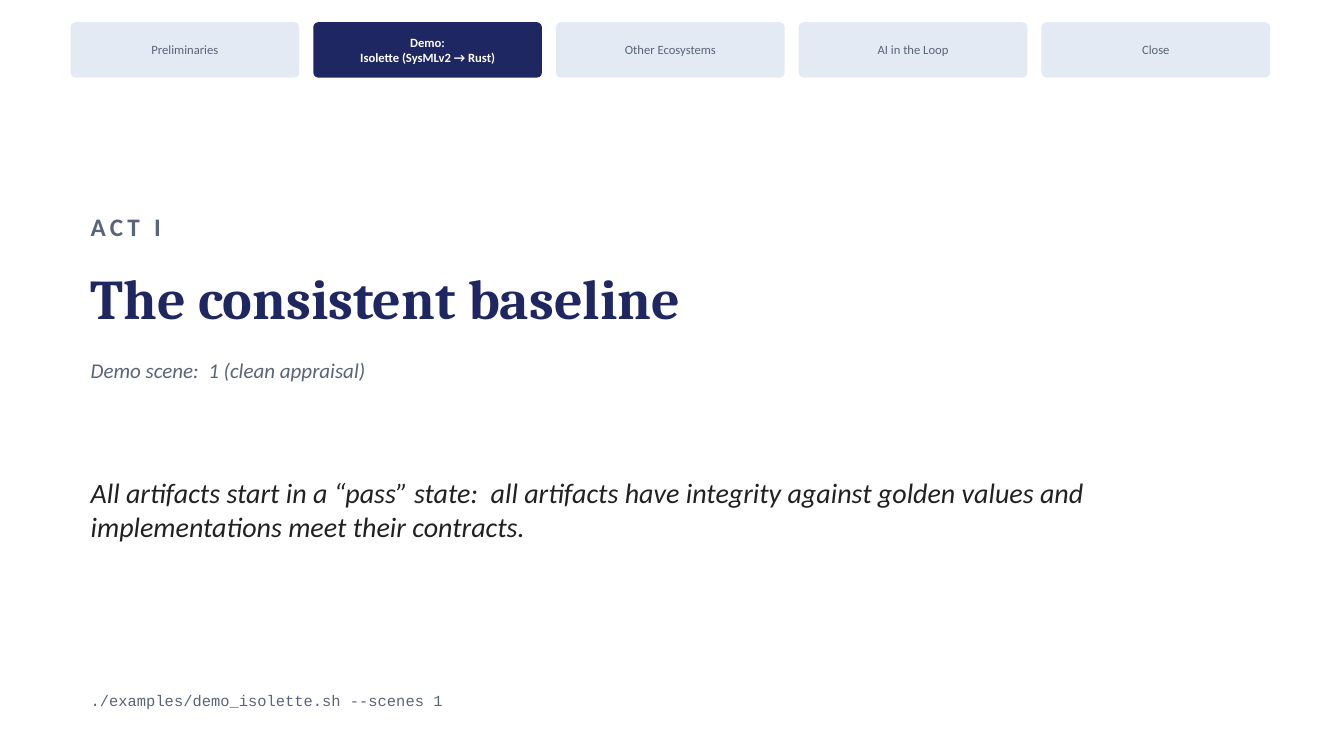
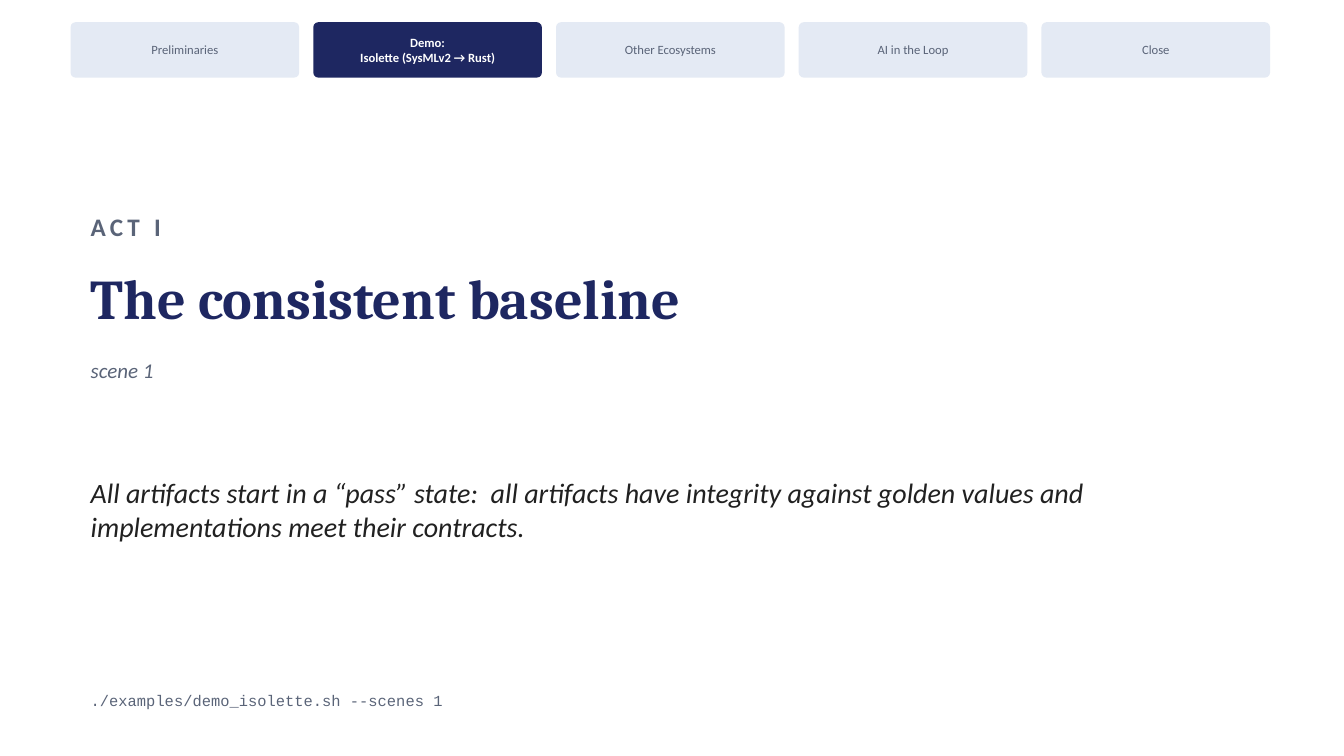
Before and after one commit to ku-sldg/pybb, a slide deck: slide 9 of docs/video_slides_draft.pptx. Drawn at 1344x756 pixels with LibreOffice and Linux fonts; fonts in the diff are those of the drawing. Boxes give left, top, right and bottom in pixels: in the first picture for what was removed or moved away, otherwise in the second. Text is boxed around its words. In the diff, an @@ line names an element or a change of style, - is before the commit and + after.

```diff
--- a/docs/video_slides_draft.pptx
+++ b/docs/video_slides_draft.pptx
@@ text at <box>91,364,154,378</box>: text changed @@
-Demo scene: 1 (clean appraisal)
+scene 1
```
Also in this commit, not shown: 4 other slides changed, 2 slides added, 1 other file.
